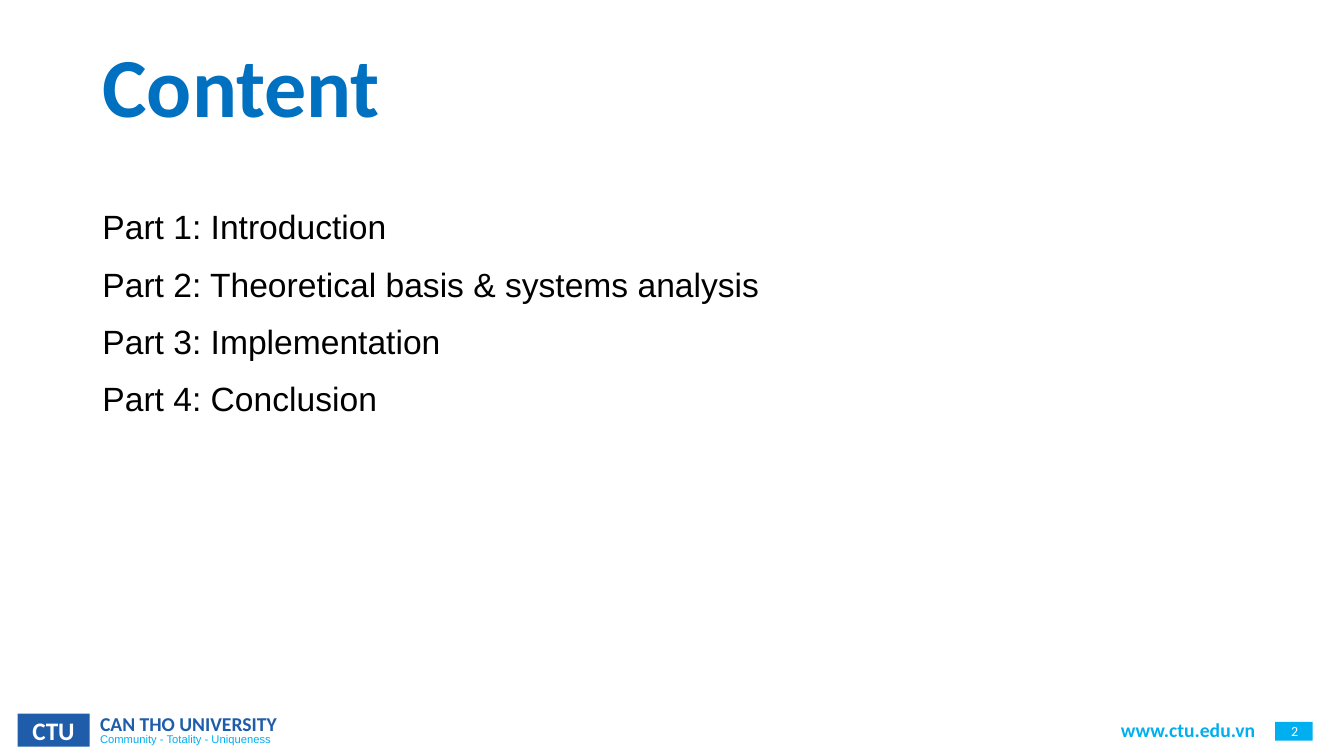
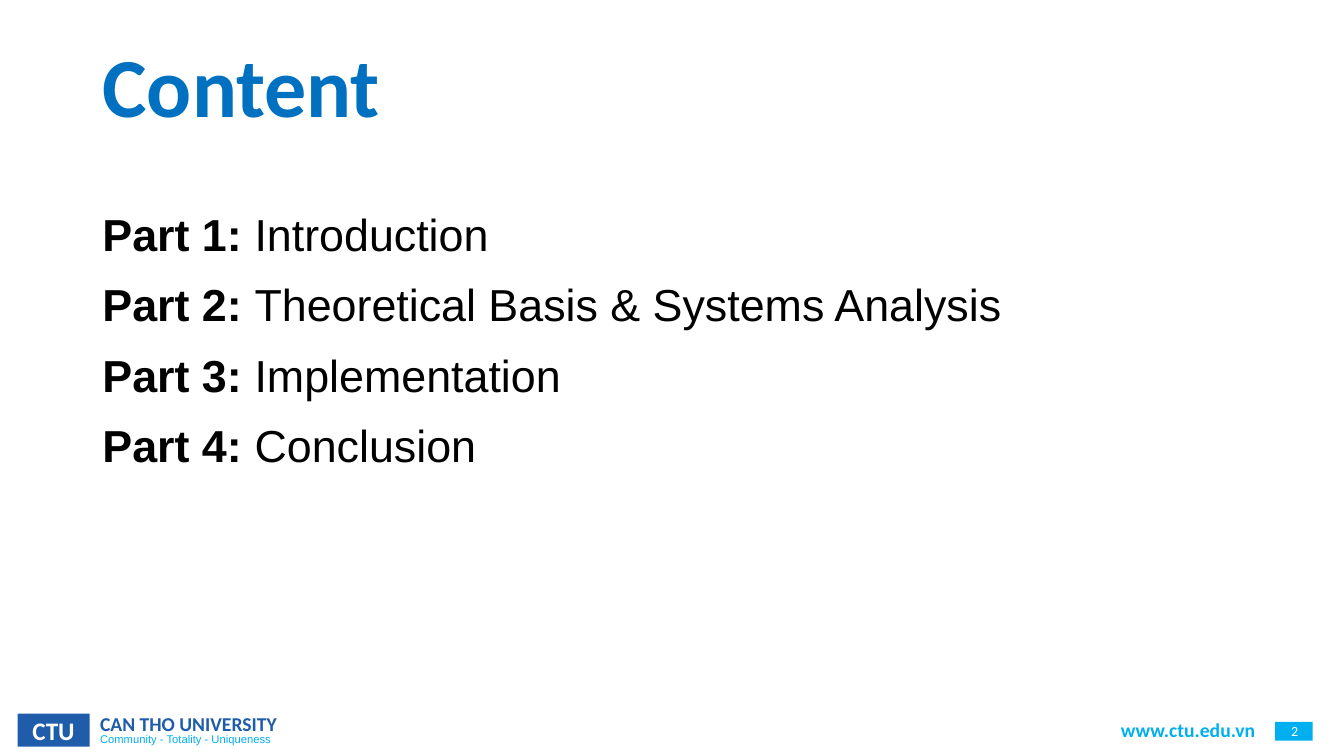
Before and after one commit to CommonHouseCat/fungiscan-mushroom-identifier, a slide deck: slide 2 of Báo cáo/GraduationThesis.pptx. Drawn at 1344x756 pixels with LibreOffice and Linux fonts; fonts in the diff are those of the drawing; background and template pictures are left out. Boxes give left, top, right and bottom in pixels: in the first picture for what was removed or moved away, otherwise in the second. Text is boxed around its words. In the diff, an @@ line names an element or a change of style, - is before the commit and + after.

```diff
--- a/Báo cáo/GraduationThesis.pptx
+++ b/Báo cáo/GraduationThesis.pptx
@@ text at (102,218,561,463): size 24 to 32 pt in "Part 1: Introduction", "Part 3: Implementation", "Part 4: Conclusion"; bold on in "Part 1:", "Part 3:", "Part 4:" @@
@@ text at (102,288,1001,330): text changed; size 24 to 32 pt @@
-Part 2: Theoretical basis & systems analysis
+Part 2: Theoretical Basis & Systems Analysis
```
Also in this commit, not shown: 9 other slides changed.
